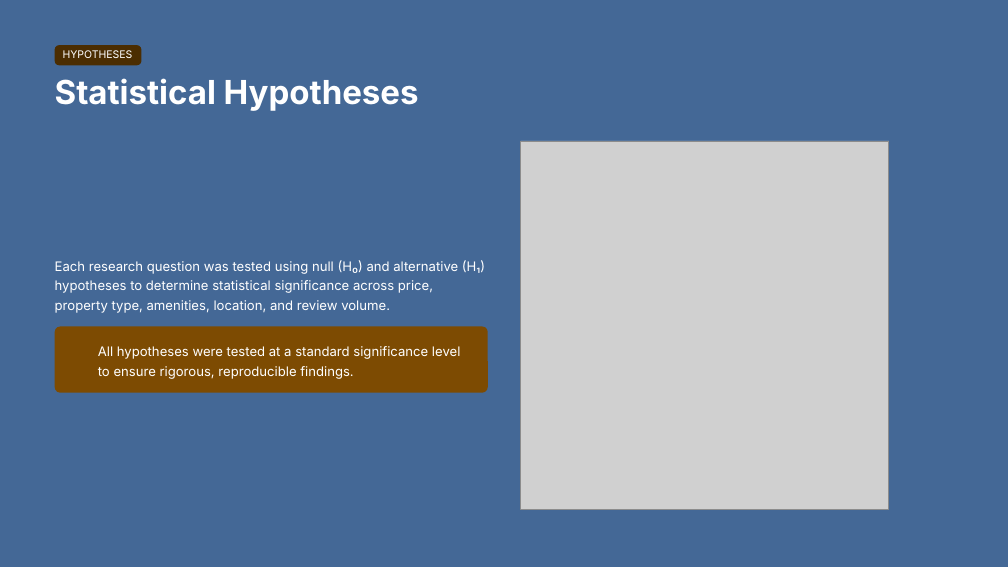
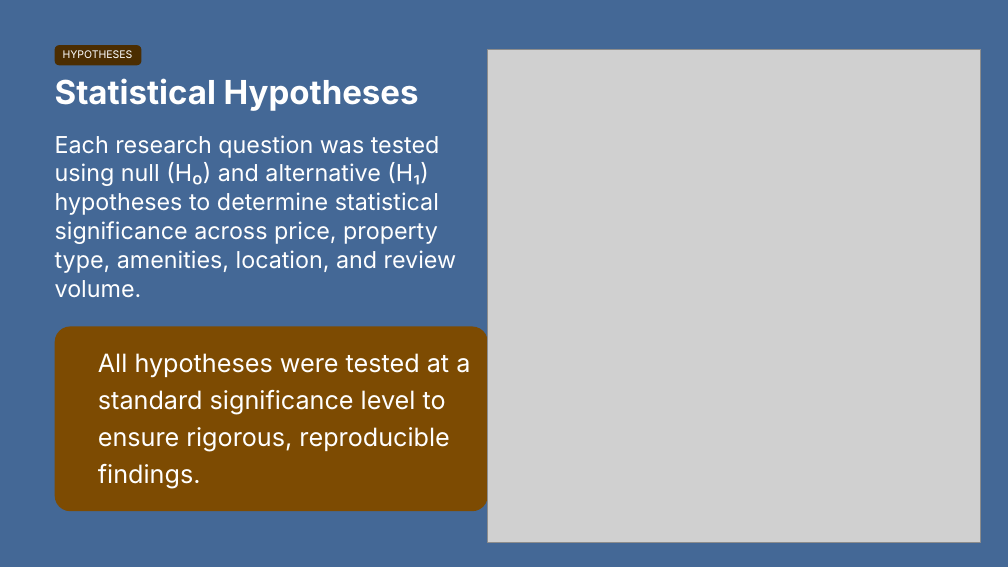
Before and after one commit to jannoelvero/first_project, a slide deck: slide 6 of slides/project_presentation.pptx. Drawn at 1008x567 pixels with LibreOffice and Linux fonts; fonts in the diff are those of the drawing; grey boxes stand for pictures; background and template pictures are left out. Boxes give left, top, right and bottom in pixels: in the first picture for what was removed or moved away, otherwise in the second. Text is boxed around its words. In the diff, an @@ line names an element or a change of style, - is before the commit and + after.

```diff
--- a/slides/project_presentation.pptx
+++ b/slides/project_presentation.pptx
@@ picture: place and size @@
-picture at [521,141,889,509]
+picture at [488,49,981,542]
@@ text "Each research question was tested ...": place and size @@
-text "Each research question was tested ..." at [55,260,485,313]
+text "Each research question was tested ..." at [55,135,457,297]
@@ text "Each research question was tested ..." at [55,135,457,297]: size 12.5 to 22.2 pt; line spacing 1.23 to 1.03 @@
@@ rounded rectangle: place and size @@
-rounded rectangle at [54,327,488,393]
+rounded rectangle at [54,327,488,511]
@@ text "All hypotheses were tested at ..." at [98,353,470,488]: size 12.5 to 24 pt @@
```
Also in this commit, not shown: 13 other slides changed, 1 slide added.
